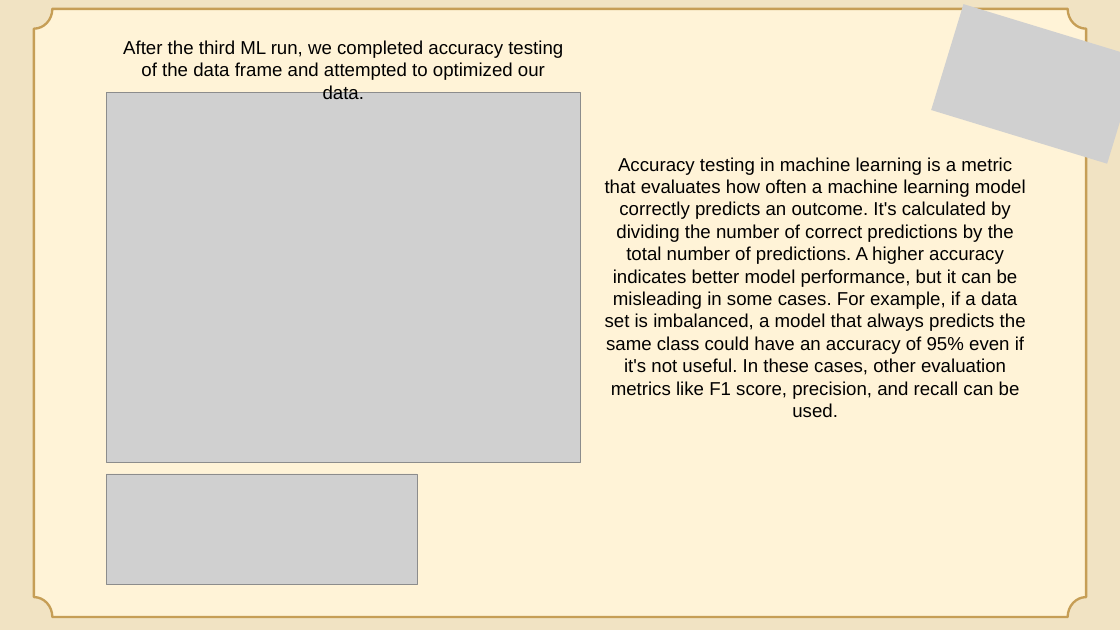
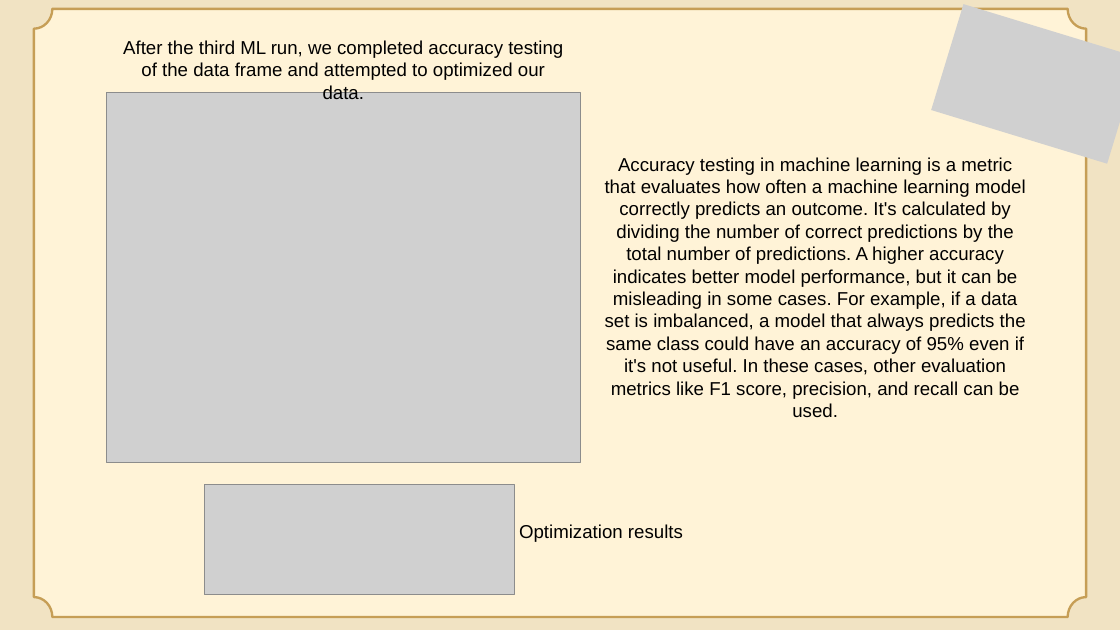
Before and after one commit to melissaa06/Four_Real_Productions, a slide deck: slide 10 of 4Reel Productions.pptx (slide 11 before the commit). Drawn at 1120x630 pixels with LibreOffice and Linux fonts; fonts in the diff are those of the drawing; grey boxes stand for pictures. Boxes give left, top, right and bottom in pixels: in the first picture for what was removed or moved away, otherwise in the second. Text is boxed around its words. In the diff, an @@ line names an element or a change of style, - is before the commit and + after.

```diff
--- a/4Reel Productions.pptx
+++ b/4Reel Productions.pptx
@@ picture: place and size @@
-picture at box(106, 474, 417, 584)
+picture at box(204, 485, 514, 595)
@@ text added at box(519, 524, 683, 542), 24 pt, text #000000 @@
+Optimization results
```
Also in this commit, not shown: 1 slide removed.
